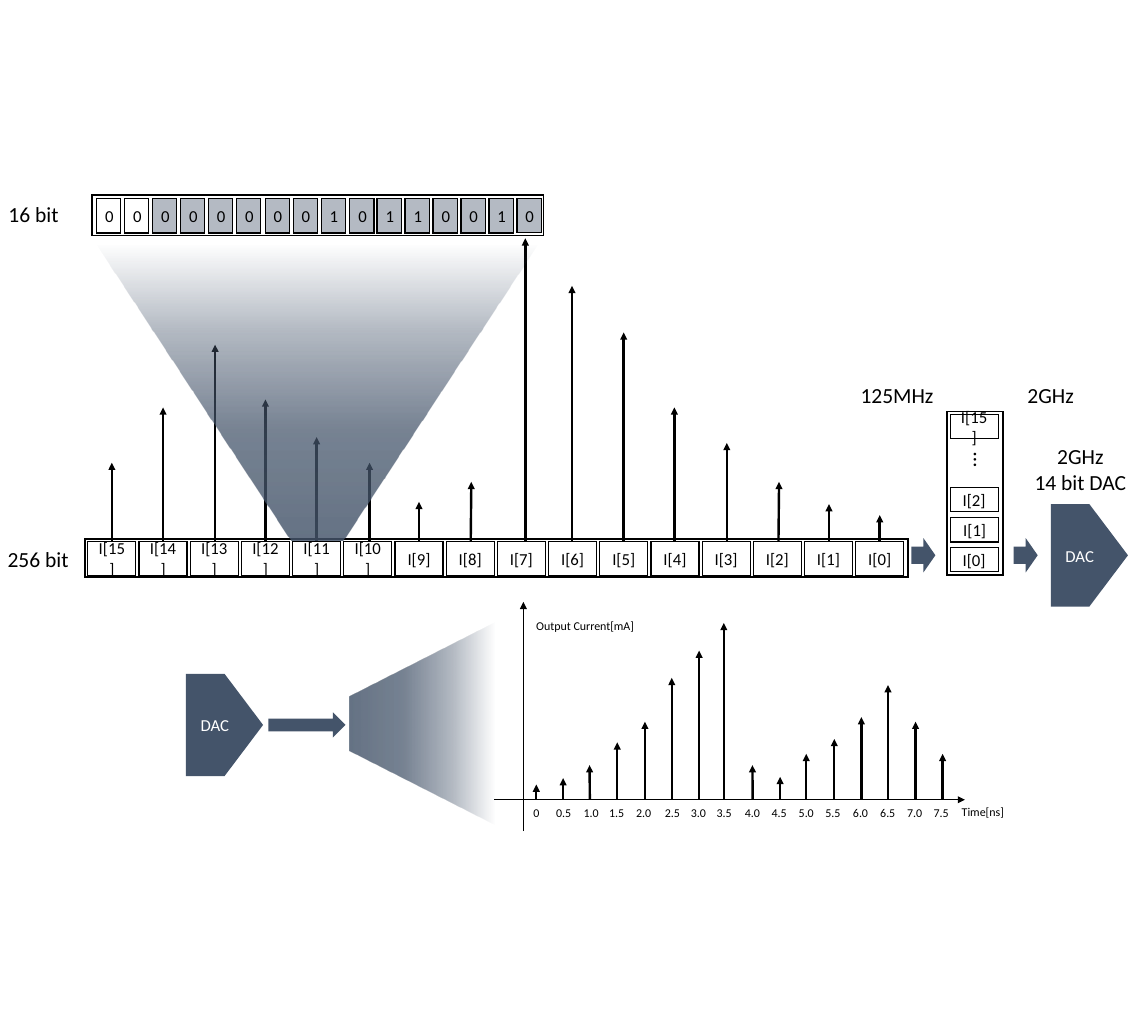
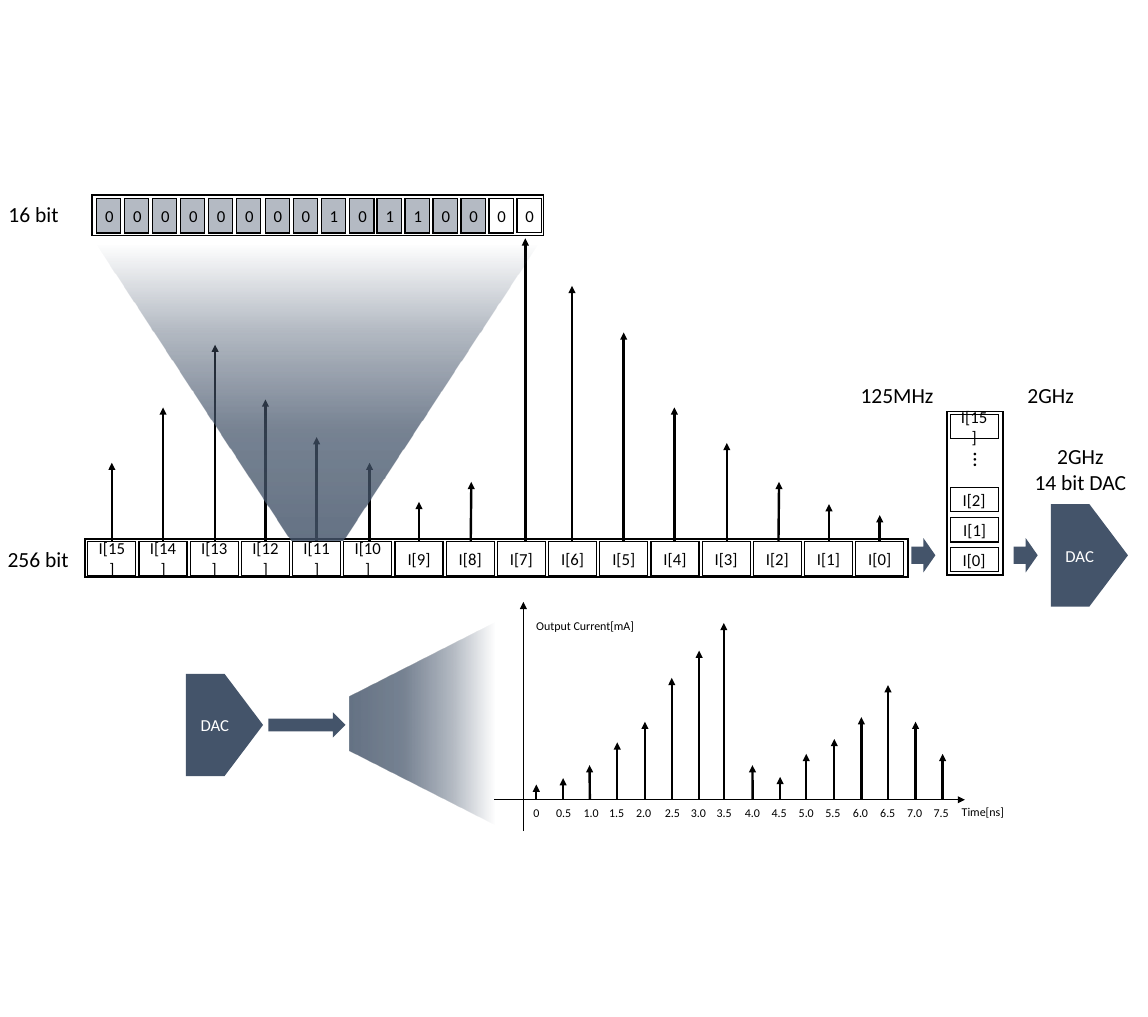
Before and after one commit to snu-quiqcl/Vivado_prj_manager, a slide deck: slide 24 of Document/PPT/RFSoC_Design_V1_1.pptx. Drawn at 1148x1017 pixels with LibreOffice and Linux fonts; fonts in the diff are those of the drawing. Boxes give left, top, right and bottom in pixels: in the first picture for what was removed or moved away, otherwise in the second. Text is boxed around its words. In the diff, an @@ line names an element or a change of style, - is before the commit and + after.

```diff
--- a/Document/PPT/RFSoC_Design_V1_1.pptx
+++ b/Document/PPT/RFSoC_Design_V1_1.pptx
@@ rectangle "0" at (96, 199, 121, 233): fill none to #44546A at 40% opacity @@
@@ rectangle "0" at (125, 199, 149, 233): fill none to #44546A at 40% opacity @@
@@ rectangle "0" at (489, 199, 513, 233): fill #44546A at 40% opacity to none @@
@@ rectangle "0" at (517, 198, 541, 233): fill #44546A at 40% opacity to none @@
@@ text in rectangle at (497, 211, 505, 222): text changed @@
-1
+0
```
Also in this commit, not shown: 2 other slides changed, 35 other files.
